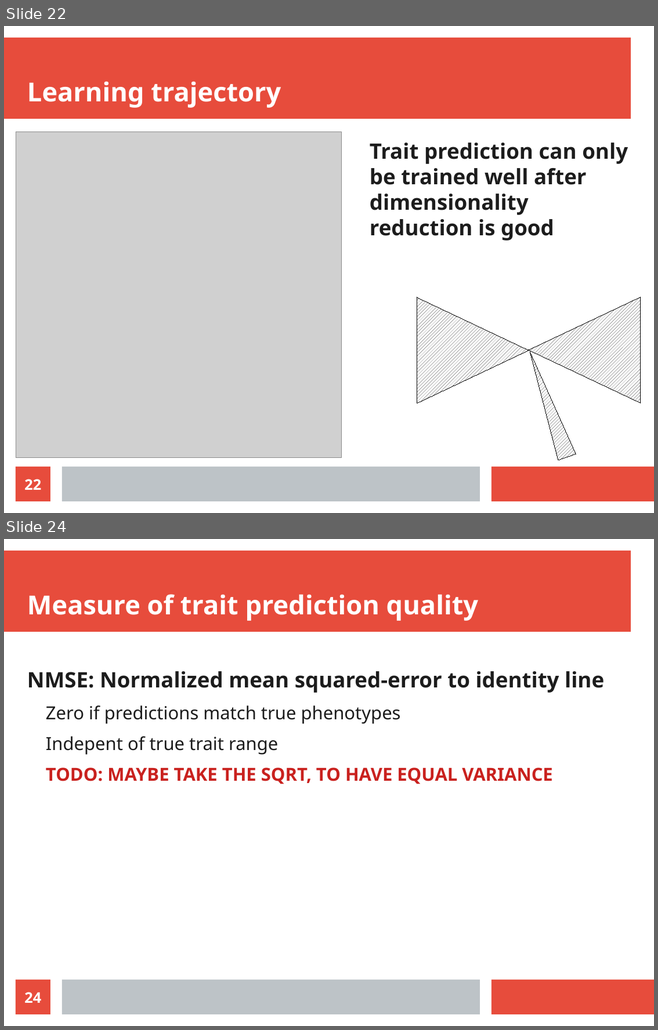
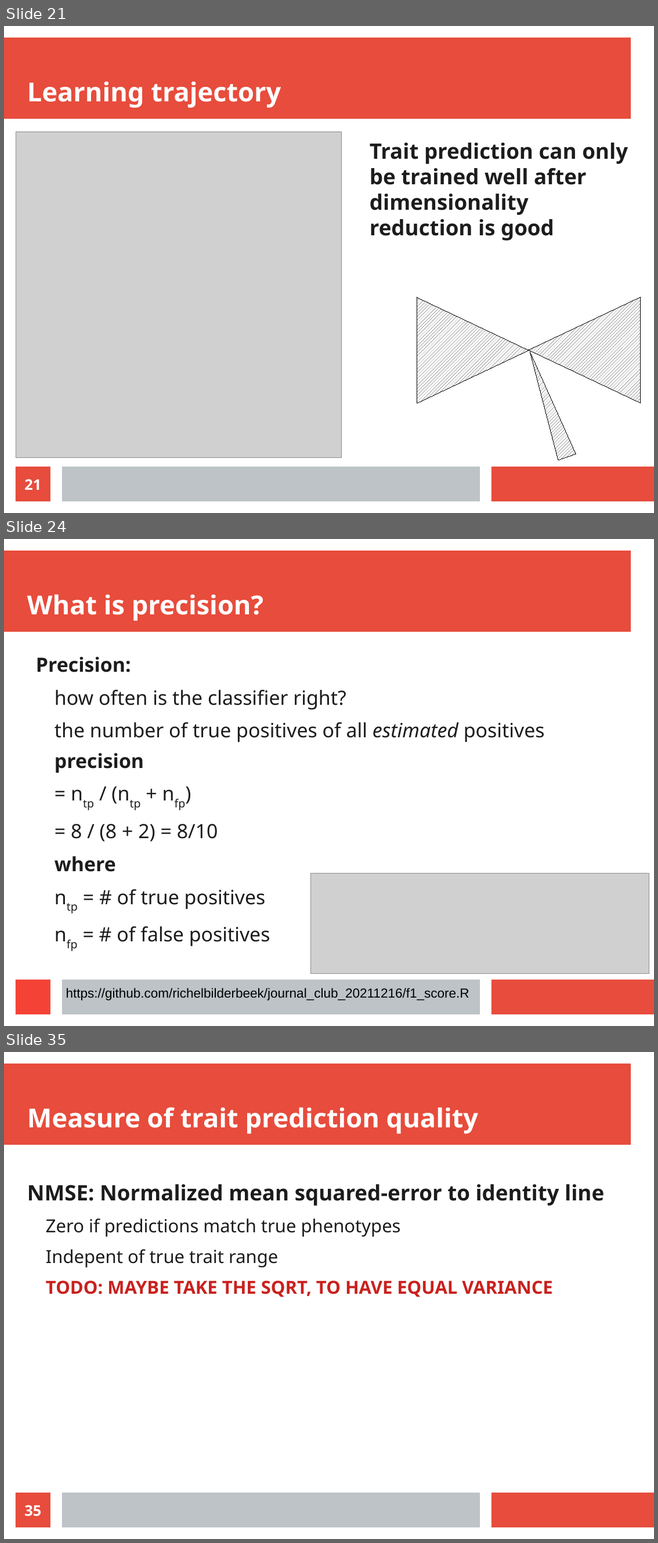
Before and after one commit to richelbilderbeek/science_presentation_20220305, a slide deck: science_presentation_20220305.odp. Shown one above the other, each under a label of ours: slides 22 and 24 before the commit, slides 21, 24 and 35 after it; the slides between them are not shown. The pictures are 658x1030 and 658x1543 pixels, drawn with LibreOffice and Linux fonts; fonts in the diff are those of the drawing; grey boxes stand for pictures. Boxes give left, top, right and bottom in pixels: in the first picture for what was removed or moved away, otherwise in the second. Text is boxed around its words. In the diff, an @@ line names an element or a change of style, - is before the commit and + after.

```diff
--- a/science_presentation_20220305.odp
+++ b/science_presentation_20220305.odp
@@ slide 24 added at (4, 539, 654, 1026), background #FFFFFF; not listed: 3 template elements that a slide beside it also shows @@
@@ title added at (27, 594, 263, 621), 32 pt, text #FFFFFF, bold @@
+What is precision?
@@ text added at (36, 657, 545, 946), 24 pt, text #1C1C1C @@
+Precision:
+  how often is the classifier right?
+  the number of true positives of all estimated positives
+precision
+  = ntp / (ntp + nfp)
+  = 8 / (8 + 2) = 8/10
+where
+  ntp = # of true positives
+  nfp = # of false positives
@@ picture added at (310, 873, 649, 973) @@
@@ rectangle added at (16, 980, 50, 1015), fill #F44336 @@
@@ text added at (66, 988, 469, 1001), 16 pt, text #000000 @@
+https://github.com/richelbilderbeek/journal_club_20211216/f1_score.R
@@ what was slide 22 is now slide 21 @@
@@ page number at (24, 479, 41, 490): text changed @@
-22
+21
@@ what was slide 24 is now slide 35 @@
@@ page number at (24, 1505, 41, 1517): text changed @@
-24
+35
```
Also in this commit, not shown: 10 slides changed, 12 other slides added, 2 slides removed, 6 other files.
